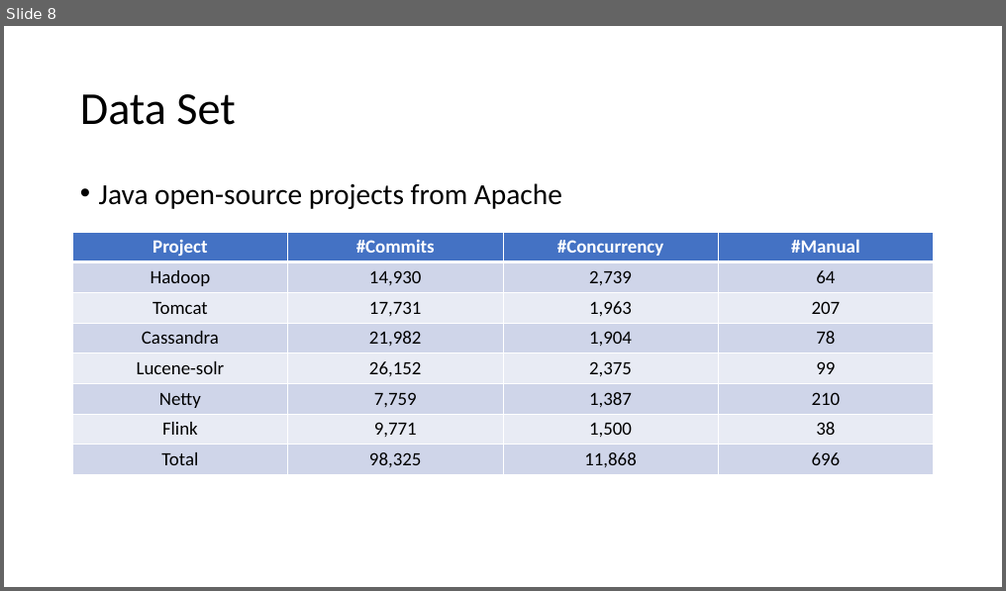
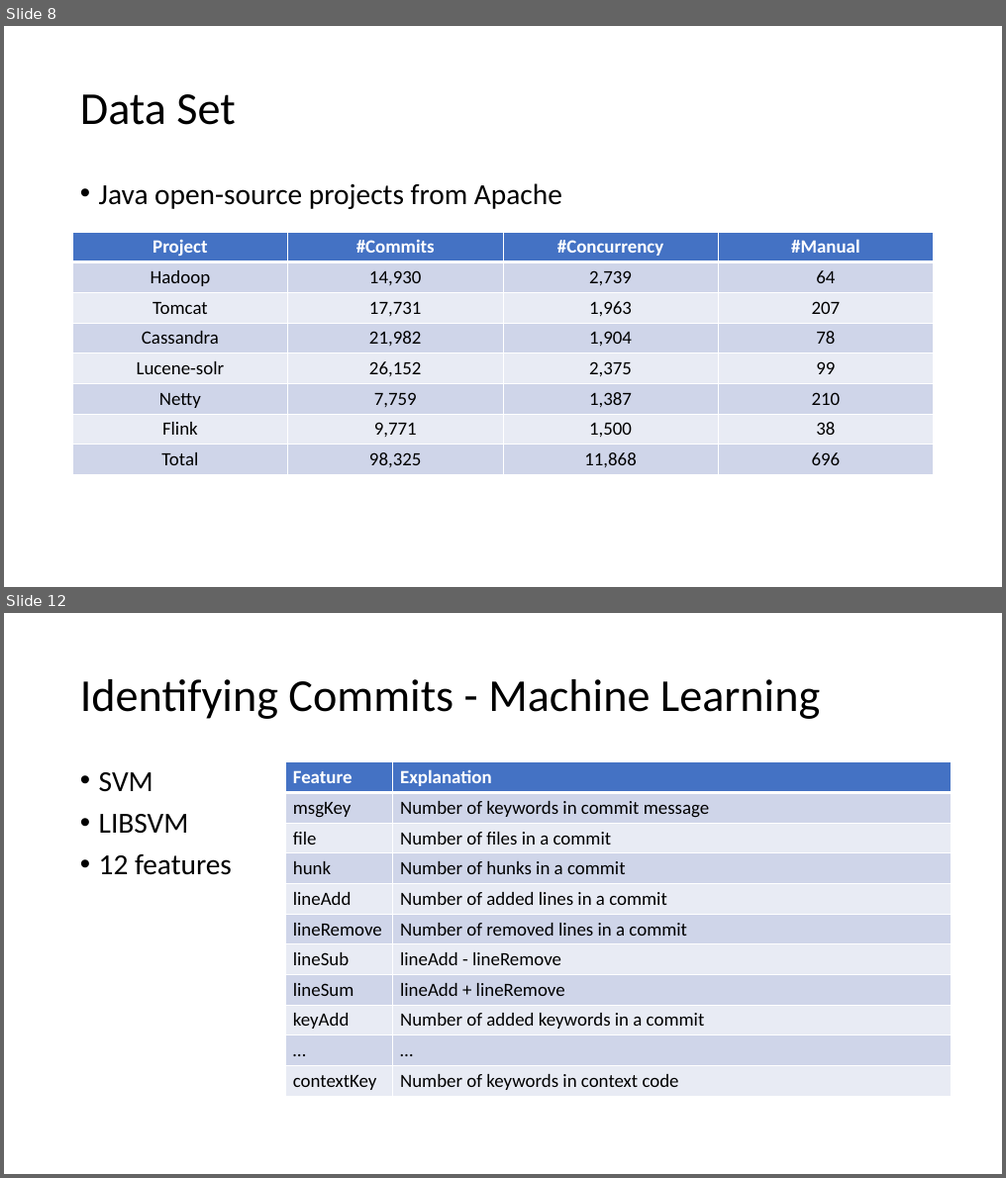
Before and after one commit to qwordy/Research, a slide deck: ppt/How do Programmers Maintain Concurrent Code.pptx. Shown one above the other, each under a label of ours: slide 8 before the commit, slides 8 and 12 after it; the slides between them are not shown. The pictures are 1006x591 and 1006x1178 pixels, drawn with LibreOffice and Linux fonts; fonts in the diff are those of the drawing. Boxes give left, top, right and bottom in pixels: in the first picture for what was removed or moved away, otherwise in the second. Text is boxed around its words. In the diff, an @@ line names an element or a change of style, - is before the commit and + after.

```diff
--- a/ppt/How do Programmers Maintain Concurrent Code.pptx
+++ b/ppt/How do Programmers Maintain Concurrent Code.pptx
@@ slide 12 added at (x1=4, y1=613, x2=1002, y2=1174), background #FFFFFF @@
@@ title added at (x1=80, y1=679, x2=820, y2=719), 44 pt, text #000000 @@
+Identifying Commits - Machine Learning
@@ text added at (x1=99, y1=772, x2=232, y2=875), 28 pt, text #000000 @@
+• SVM
+• LIBSVM
+• 12 features
@@ table added at (x1=285, y1=762, x2=951, y2=1096), 11 rows, 2 columns @@
+Feature | Explanation
+msgKey | Number of keywords in commit message
+file | Number of files in a commit
+hunk | Number of hunks in a commit
+lineAdd | Number of added lines in a commit
+lineRemove | Number of removed lines in a commit
+lineSub | lineAdd - lineRemove
+lineSum | lineAdd + lineRemove
+keyAdd | Number of added keywords in a commit
+… | …
+contextKey | Number of keywords in context code
```
Also in this commit, not shown: 13 slides changed, 6 other slides added.
